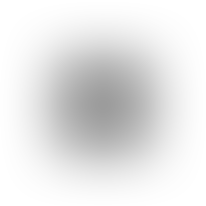
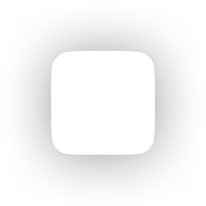
Before/after of a 206x206 layered artwork. What changed in the layer stack:
pixels changed over [51,50,155,155] (layer not identified)
